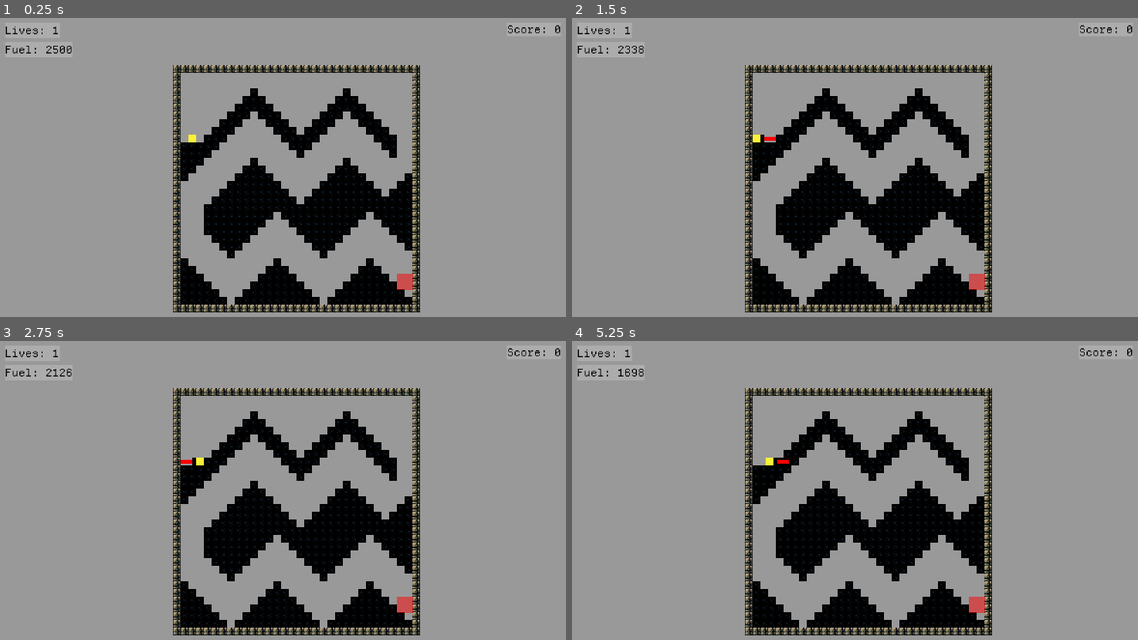
Above: before the commit, frames 1-4 (two rows, left to right).
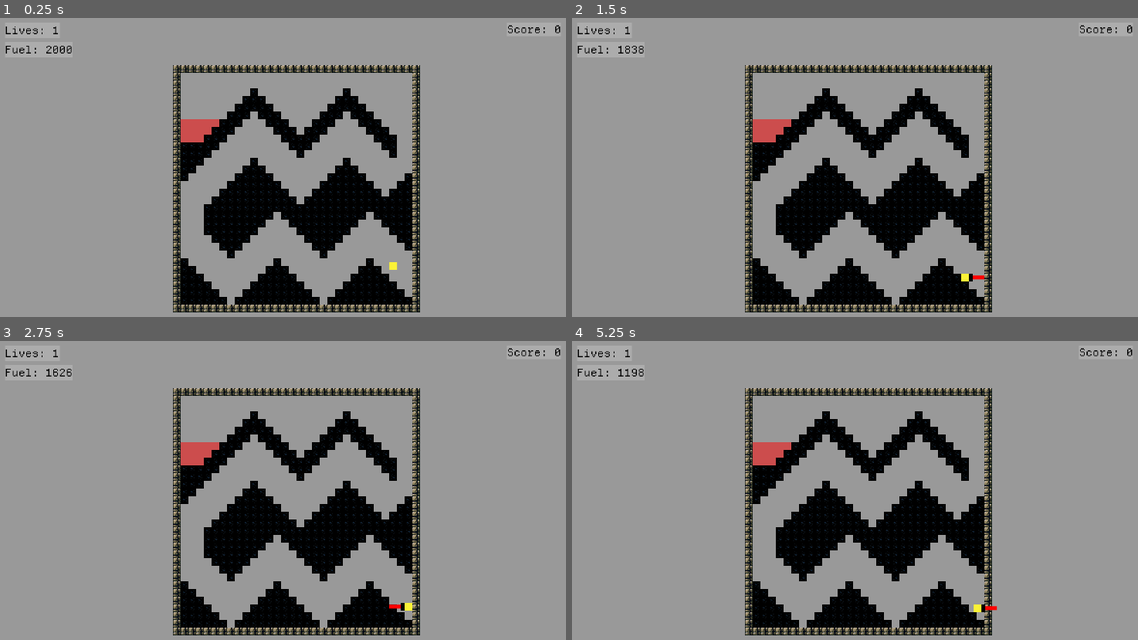
Above: after the commit, the same moments.

Repository: OSGH-web/balloon-movement-demo
Game: Godot game, scene res://levels/1-08_waves.tscn
Same seed, same stepped clock (60 frames per second), same inputs: the game is played once before the commit and once after it. This scene is started directly instead of the project's main scene.
Inputs:
- Up to frame 1 (0.25 s): no input
- Up to frame 2 (1.5 s): hold Right (ui_right) from 0.53 s (still down); tap Up (ui_up) at 0.77 s; tap Enter at 1.25 s
- Up to frame 3 (2.75 s): tap Up (ui_up) at 1.52 s; release Right (ui_right) at 2.03 s; hold Left (ui_left) from 2.03 s (still down)
- Up to frame 4 (5.25 s): release Left (ui_left) at 2.78 s; hold Right (ui_right) 2.78-4.28 s; tap Up (ui_up) at 3.02, 3.77, 4.52 s; tap Space at 3.5 s; tap Enter at 4.25 s; hold Left (ui_left) 4.28-5.03 s; hold Right (ui_right) from 5.03 s (still down)

The runs differ from the first frame. In frame 1, 0.6% of the frame differs, in the area x 9-73%, y 9-91%; in frame 2, 0.6%; in frame 3, 0.6%; in frame 4, 0.7%, in the area x 9-76%, y 9-91%.

Commit message:
level 1-08 (Waves) -- swap end zone and player pos, reduce starting fuel

Diff:
--- a/levels/1-08_waves.tscn
+++ b/levels/1-08_waves.tscn
@@ -8,13 +8,13 @@
 height_in_tiles = 32
 
 [node name="Player" parent="." index="0"]
-position = Vector2(0, 158)
-FUEL = 2500
+position = Vector2(625, 552)
 staticCam = true
 
 [node name="Terrain" parent="." index="1"]
 tile_map_data = PackedByteArray("AAAJAA4AAAADAAQAAAAKAA4AAAADAAQAAAALAA4AAAADAAQAAAAMAA4AAAADAAQAAAASAAkAAAADAAQAADAfAB …(7856 unchanged characters)…
 
 [node name="EndZone" parent="." index="2" instance=ExtResource("2_jbjt5")]
-position = Vector2(721, 673)
-size = Vector2(50, 50)
+z_index = -1
+position = Vector2(84, 204)
+size = Vector2(120, 72)
